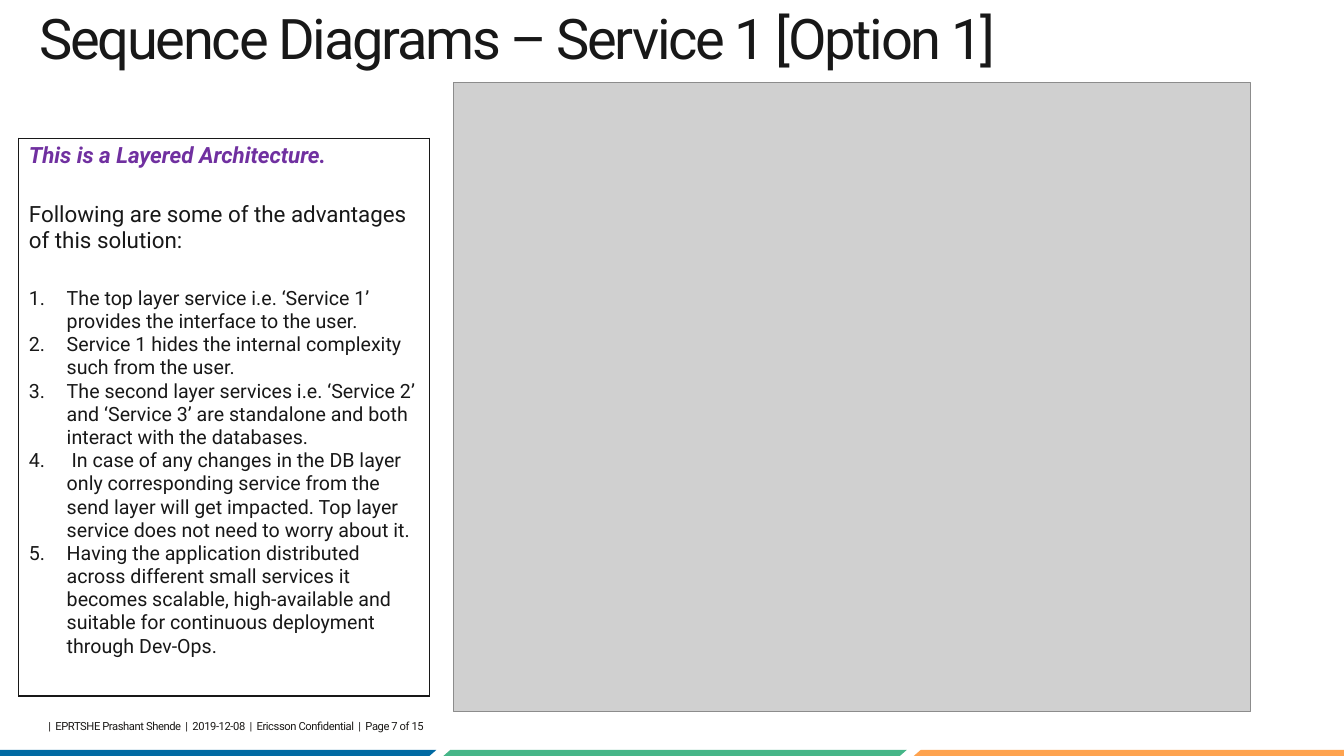
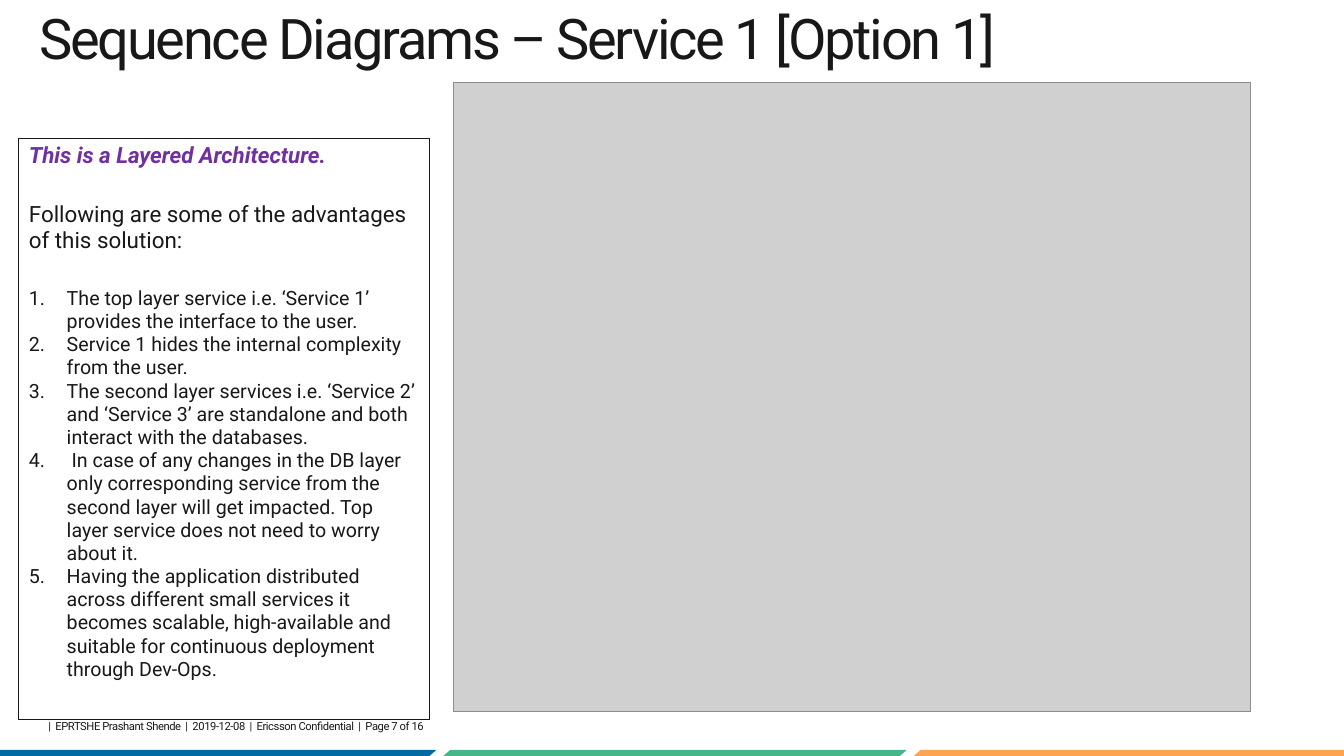
Before and after one commit to Subzzy/subhayuRepository, a slide deck: slide 7 of BC_1.pptx. Drawn at 1344x756 pixels with LibreOffice and Linux fonts; fonts in the diff are those of the drawing; grey boxes stand for pictures; background and template pictures are left out. Boxes give left, top, right and bottom in pixels: in the first picture for what was removed or moved away, otherwise in the second. Text is boxed around its words. In the diff, an @@ line names an element or a change of style, - is before the commit and + after.

```diff
--- a/BC_1.pptx
+++ b/BC_1.pptx
@@ table at (19, 138, 430, 684) @@
-row 1, column 1: This is a Layered Architecture. / Following are some of the advantages of this solution: / The top layer service i.e. ‘Service 1’ provides the interface to the user. / Service 1 hides the internal complexity such from the user. / The second layer services i.e. ‘Service 2’ and ‘Service 3’ are standalone and both interact with the databases. / In case of any changes in the DB layer only corresponding service from the send layer will get impacted. Top layer service does not need to worry about it. / Having the application distributed across different small services it becomes scalable, high-available and suitable for continuous deployment through Dev-Ops.
+row 1, column 1: This is a Layered Architecture. / Following are some of the advantages of this solution: / The top layer service i.e. ‘Service 1’ provides the interface to the user. / Service 1 hides the internal complexity from the user. / The second layer services i.e. ‘Service 2’ and ‘Service 3’ are standalone and both interact with the databases. / In case of any changes in the DB layer only corresponding service from the second layer will get impacted. Top layer service does not need to worry about it. / Having the application distributed across different small services it becomes scalable, high-available and suitable for continuous deployment through Dev-Ops.
@@ text at (55, 721, 424, 733): text changed @@
-| EPRTSHE Prashant Shende | 2019-12-08 | Ericsson Confidential | Page 7 of 15
+| EPRTSHE Prashant Shende | 2019-12-08 | Ericsson Confidential | Page 7 of 16
```
Also in this commit, not shown: 1 other slide changed.
